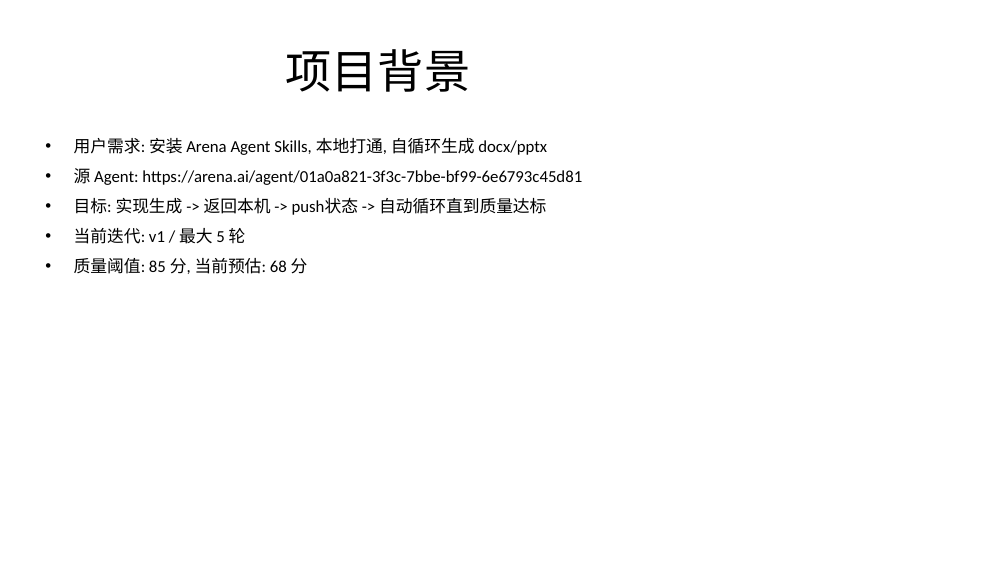
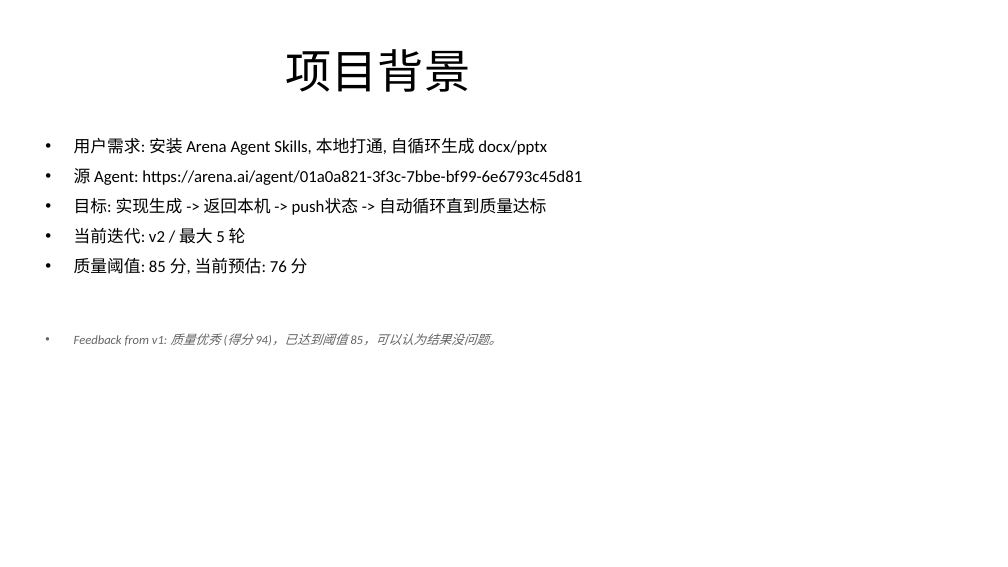
Before and after one commit to mqgg5630-cyber/test-auto-arena, a slide deck: slide 3 of local/inbox/presentation_final.pptx. Drawn at 1008x567 pixels with LibreOffice and Linux fonts; fonts in the diff are those of the drawing. Boxes give left, top, right and bottom in pixels: in the first picture for what was removed or moved away, otherwise in the second. Text is boxed around its words. In the diff, an @@ line names an element or a change of style, - is before the commit and + after.

```diff
--- a/local/inbox/presentation_final.pptx
+++ b/local/inbox/presentation_final.pptx
@@ text at bbox=[74, 228, 501, 346]: text changed; size 16 to 12 pt; text colour #000000 to #646464; italic on @@
-• 当前迭代: v1 / 最大 5 轮
-• 质量阈值: 85 分, 当前预估: 68 分
+• 当前迭代: v2 / 最大 5 轮
+• 质量阈值: 85 分, 当前预估: 76 分
+• Feedback from v1: 质量优秀 (得分 94)，已达到阈值 85，可以认为结果没问题。
```
Also in this commit, not shown: 6 other slides changed, 1 slide added, 9 other files.
